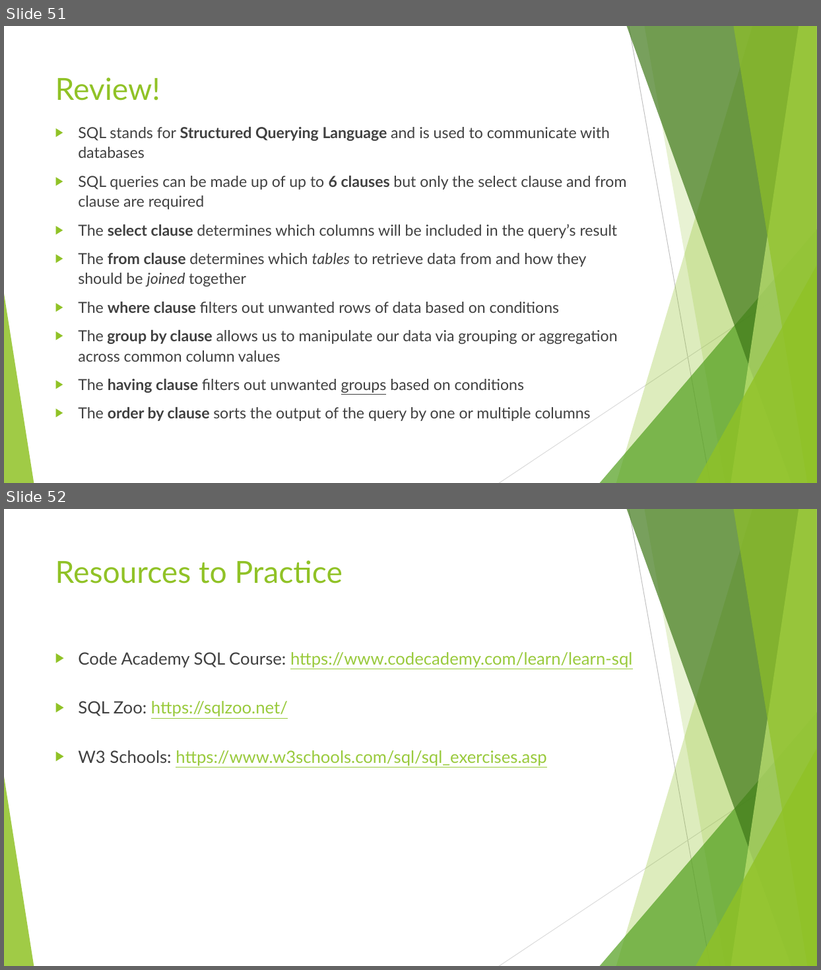
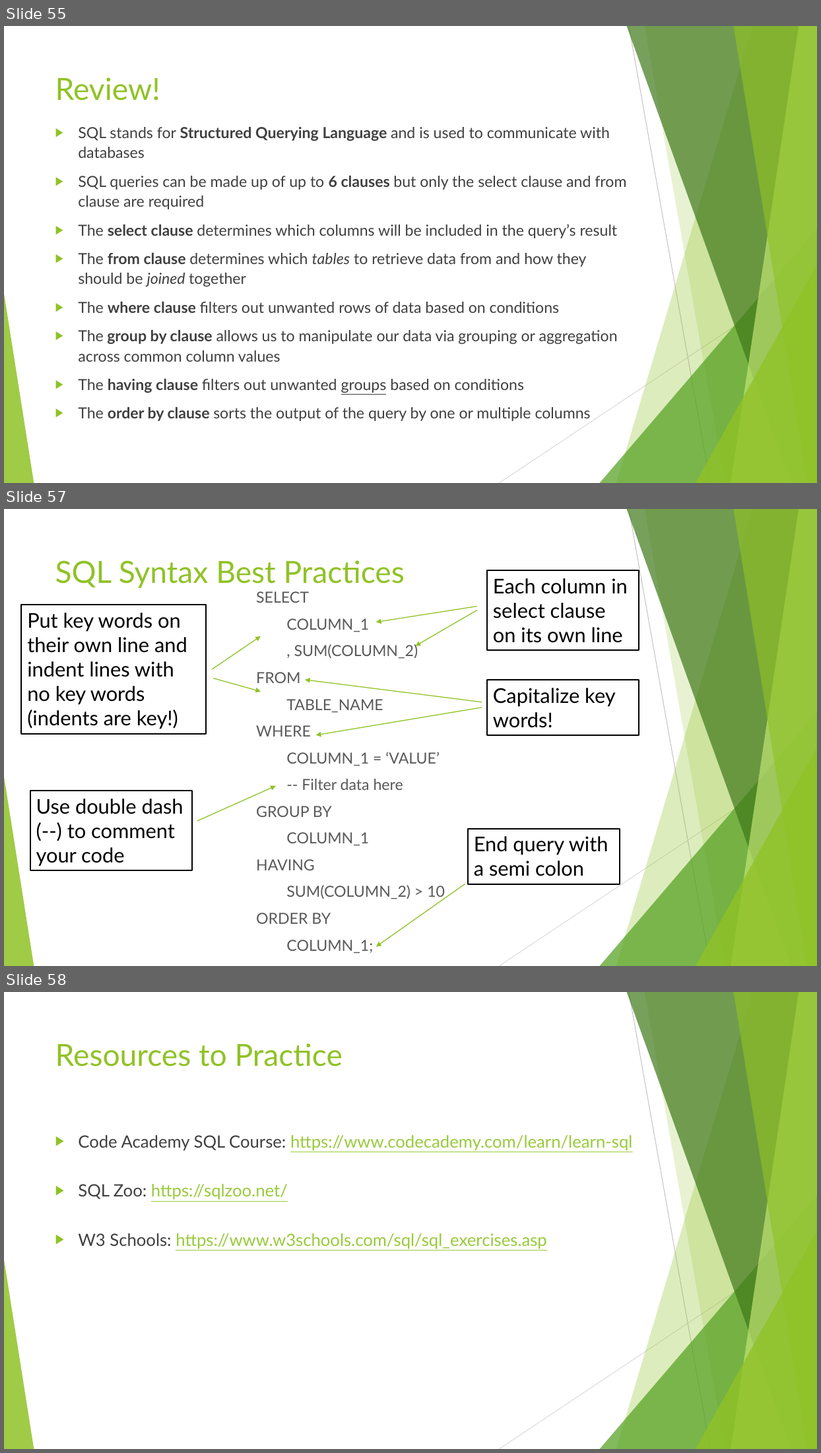
Before and after one commit to seanscott1991/Duke_SQL4DQA, a slide deck: Slides/Week 1 Lecture Slides.pptx. Shown one above the other, each under a label of ours: slides 51 and 52 before the commit, slides 55, 57 and 58 after it; the slides between them are not shown. The pictures are 821x970 and 821x1453 pixels, drawn with LibreOffice and Linux fonts; fonts in the diff are those of the drawing. Boxes give left, top, right and bottom in pixels: in the first picture for what was removed or moved away, otherwise in the second. Text is boxed around its words. In the diff, an @@ line names an element or a change of style, - is before the commit and + after.

```diff
--- a/Slides/Week 1 Lecture Slides.pptx
+++ b/Slides/Week 1 Lecture Slides.pptx
@@ slide 57 added at <box>4,509,817,966</box>, background #FFFFFF; not listed: 10 template elements that a slide beside it also shows @@
@@ title added at <box>55,560,405,588</box>, 36 pt, text #90C226 @@
+SQL Syntax Best Practices
@@ rectangle added at <box>487,570,639,650</box>, fill #FFFFFF, outline #000000 1.5 pt, 24 pt, text #000000 @@
+Each column in select clause on its own line
@@ rectangle added at <box>21,605,206,734</box>, fill #FFFFFF, outline #000000 1.5 pt, 24 pt, text #000000 @@
+Put key words on their own line and indent lines with no key words (indents are key!)
@@ text added at <box>256,591,445,954</box>, 18 pt, text #595959 @@
+SELECT
+COLUMN_1
+, SUM(COLUMN_2)
+FROM
+TABLE_NAME
+WHERE
+COLUMN_1 = ‘VALUE’
+-- Filter data here
+GROUP BY
+COLUMN_1
+HAVING
+SUM(COLUMN_2) > 10
+ORDER BY
+COLUMN_1;
@@ arrow added from (477, 607) to (376, 623), #90C226 1 pt @@
@@ arrow added from (477, 610) to (416, 646), #90C226 1 pt @@
@@ arrow added from (213, 669) to (261, 636), #90C226 1 pt @@
@@ arrow added from (214, 679) to (261, 691), #90C226 1 pt @@
@@ arrow added from (482, 702) to (306, 680), #90C226 1 pt @@
@@ rectangle added at <box>487,680,639,735</box>, fill #FFFFFF, outline #000000 1.5 pt, 24 pt, text #000000 @@
+Capitalize key words!
@@ arrow added from (482, 708) to (316, 735), #90C226 1 pt @@
@@ rectangle added at <box>30,791,193,871</box>, fill #FFFFFF, outline #000000 1.5 pt, 24 pt, text #000000 @@
+Use double dash (--) to comment your code
@@ arrow added from (197, 821) to (276, 786), #90C226 1 pt @@
@@ rectangle added at <box>468,829,620,885</box>, fill #FFFFFF, outline #000000 1.5 pt, 24 pt, text #000000 @@
+End query with a semi colon
@@ arrow added from (465, 884) to (376, 947), #90C226 1 pt @@
@@ what was slide 51 is now slide 55 @@
@@ what was slide 52 is now slide 58 @@
```
Also in this commit, not shown: 1 slide changed, 5 other slides added.
